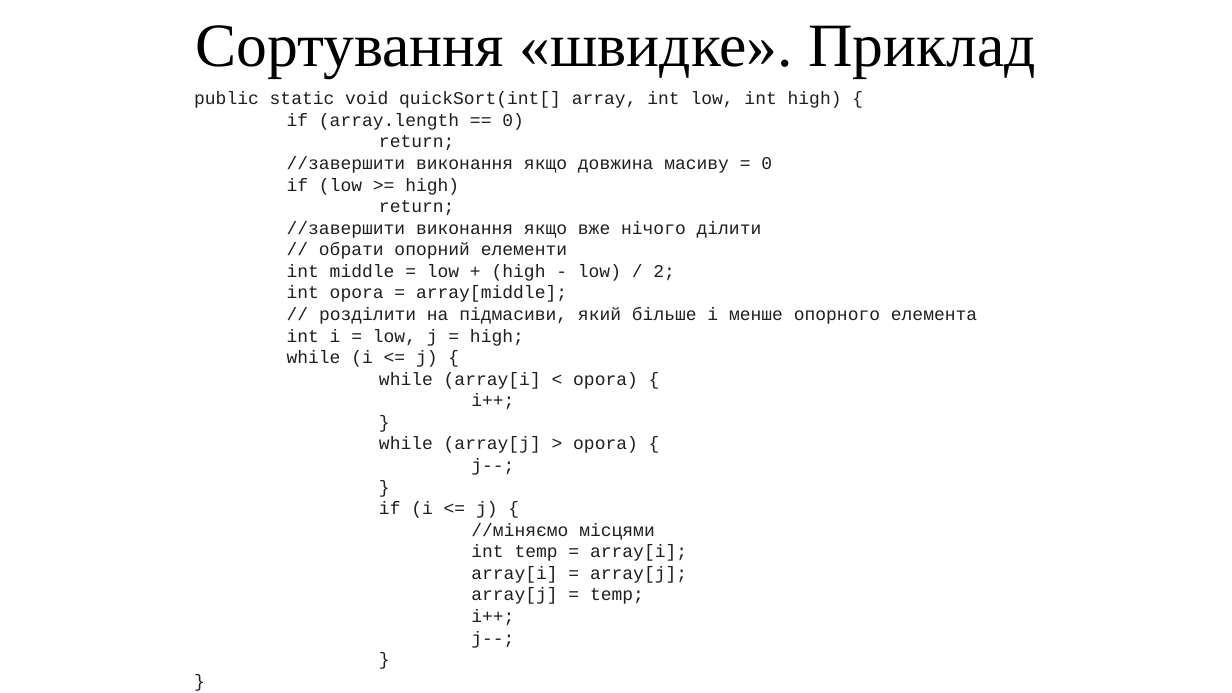
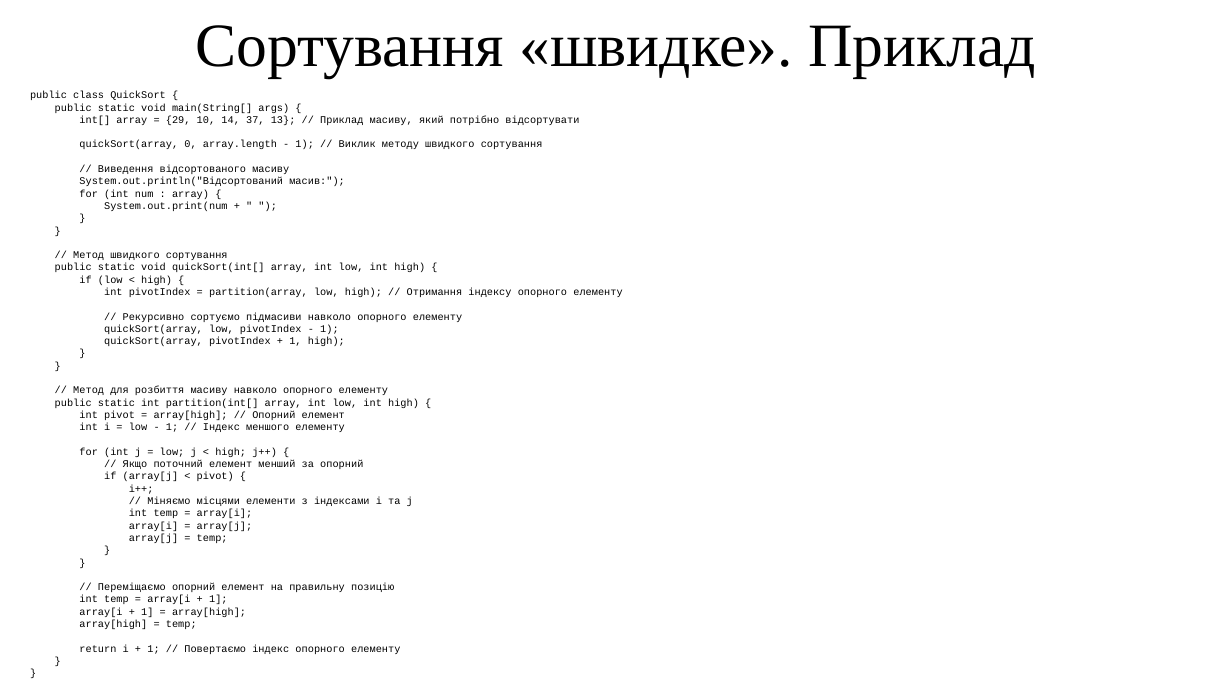
Before and after one commit to arg3ntuum/JavaCourse, a slide deck: slide 7 of Java Урок 8 Масиви. Алгоритми сортування.pptx. Drawn at 1232x693 pixels with LibreOffice and Linux fonts; fonts in the diff are those of the drawing. Boxes give left, top, right and bottom in pixels: in the first picture for what was removed or moved away, otherwise in the second. Text is boxed around its words. In the diff, an @@ line names an element or a change of style, - is before the commit and + after.

Commit message:
v 1.0.1
Фікси презентації з Алгоритмами сортування.

```diff
--- a/Java Урок 8 Масиви. Алгоритми сортування.pptx
+++ b/Java Урок 8 Масиви. Алгоритми сортування.pptx
@@ text "public class QuickSort {": place and size @@
-text "public class QuickSort {" at box(194, 92, 977, 648)
+text "public class QuickSort {" at box(30, 91, 622, 654)
@@ text at box(30, 91, 579, 260): paragraphs added @@
+public class QuickSort {
+public static void main(String[] args) {
+int[] array = {29, 10, 14, 37, 13}; // Приклад масиву, який потрібно відсортувати
+quickSort(array, 0, array.length - 1); // Виклик методу швидкого сортування
+// Виведення відсортованого масиву
+System.out.println("Відсортований масив:");
+for (int num : array) {
+System.out.print(num + " ");
+}
+}
+// Метод швидкого сортування
@@ text at box(55, 263, 425, 543): size 14 to 8 pt, text colour #1D1F25 to #000000 in "public static void quickSort(int[] array, int low, ...", "i++;", "int temp = array[i];", "array[i] = array[j];" and 3 more places @@
@@ text at box(55, 276, 622, 481): text changed; size 14 to 8 pt; text colour #1D1F25 to #000000 @@
-if (array.length == 0)
-return;
-//завершити виконання якщо довжина масиву = 0
-if (low >= high)
-return;
-//завершити виконання якщо вже нічого ділити
-// обрати опорний елементи
-int middle = low + (high - low) / 2;
-int opora = array[middle];
-// розділити на підмасиви, який більше і менше опорного елемента
-int i = low, j = high;
-while (i <= j) {
-while (array[i] < opora) {
+if (low < high) {
+int pivotIndex = partition(array, low, high); // Отримання індексу опорного елементу
+// Рекурсивно сортуємо підмасиви навколо опорного елементу
+quickSort(array, low, pivotIndex - 1);
+quickSort(array, pivotIndex + 1, high);
+}
+}
+// Метод для розбиття масиву навколо опорного елементу
+public static int partition(int[] array, int low, int high) {
+int pivot = array[high]; // Опорний елемент
+int i = low - 1; // Індекс меншого елементу
+for (int j = low; j < high; j++) {
+// Якщо поточний елемент менший за опорний
+if (array[j] < pivot) {
@@ text at box(147, 497, 413, 506): text changed; size 14 to 8 pt; text colour #1D1F25 to #000000 @@
-}
-while (array[j] > opora) {
-j--;
-}
-if (i <= j) {
-//міняємо місцями
+// Міняємо місцями елементи з індексами i та j
@@ text at box(79, 583, 400, 654): paragraphs added @@
+// Переміщаємо опорний елемент на правильну позицію
+int temp = array[i + 1];
+array[i + 1] = array[high];
+array[high] = temp;
+return i + 1; // Повертаємо індекс опорного елементу
+}
+}
@@ text at box(471, 610, 514, 648): paragraphs removed @@
-i++;
-j--;
```
Also in this commit, not shown: 5 other slides changed.
